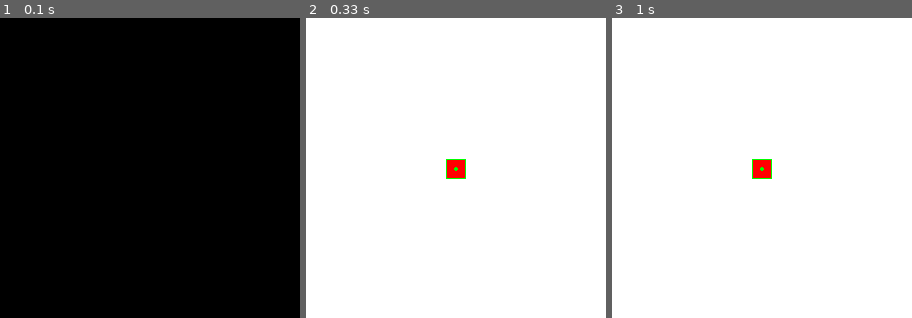
Above: before the commit, frames 1-3 (left to right).
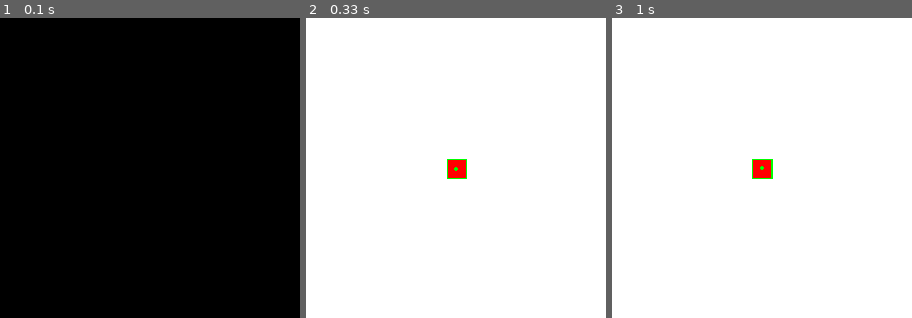
Above: after the commit, the same moments.

Repository: RushiPDeshmukh/Motion_Planning_Projects
Game: pygame game, started from Valet/Delivery_Robot/car.py
Same seed, same stepped clock (60 frames per second), same inputs: the game is played once before the commit and once after it.
Inputs:
- Up to frame 1 (0.1 s): no input
- Up to frame 2 (0.33 s): no input
- Up to frame 3 (1 s): no input
The pictures show only the part of the screen within x 25-75%, y 25-75%; the shares and areas given below are measured in that part.

Frame 1 is identical in both runs. In frame 2, less than 0.1% of the frame differs, in the area x 46-54%, y 47-54%; in frame 3, less than 0.1%.

Commit message:
updated car.py

Diff:
--- a/Valet/Delivery_Robot/car.py
+++ b/Valet/Delivery_Robot/car.py
@@ -27,6 +27,7 @@
     def change_state(self,x,y,angle):
         self.x = x
         self.y = y
+        self.pos = (x,y)
         self.angle = angle
 
 
@@ -74,7 +75,7 @@
             run = False
             pygame.quit()
 
-    x,y,angle = car.next_state(pi,pi)
+    x,y,angle = car.next_state(pi*vel_list[i][0],pi*vel_list[i][1])
     car.change_state(x,y,angle)
     car.draw(win)
 
